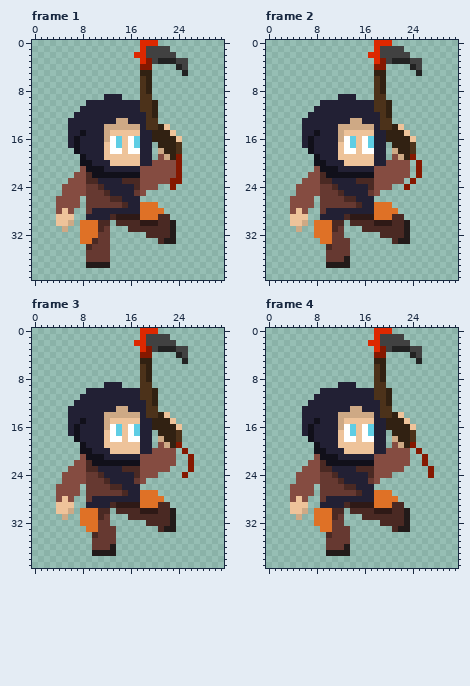
Pixel-art file, stored at assets/Textures/InProgress/MiniAlchemist_Wallclimb/Mini_Alchemist_Wallgrab.ase. This is how it looked before the edit.
32x40 pixels, 9 frames. Shown: frame 1, frame 2, frame 3, frame 4. The old version is drawn lined up with the new one. The commit also changed other frames, which this record leaves out.
And afterwards:
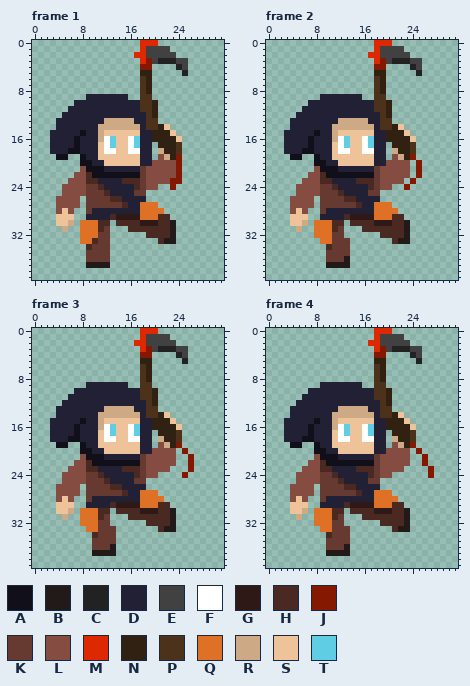
Palette (. is transparent): A #11101a  B #221a19  C #222222  D #222034  E #414141  F #ffffff  G #2e1916  H #4a2923  J #851800  K #663931  L #854c41  M #dd2800  N #312112  P #4c321a  Q #df7126  R #cea985  S #eec39a  T #5fcde4
What changed:
whole drawing moved by -2,-1 (the old picture is shown already moved)
Frame 1:
y 9: x 9..11 ... -> DDD; x 15 . -> D
y 10: x 7..8 .. -> DD
y 11: x 6..7 .. -> DD
y 12: x 5..6 .. -> DD
y 13: x 4..5 .. -> DD; x 12..13 DD -> RR; x 16 D -> R
y 14: x 4..5 .. -> DD; x 11 D -> R
y 15: x 3..5 ... -> DDD; x 11..12 DR -> RS
y 16: x 3..5 ... -> DDD; x 11..14 DRFT -> RFTS
y 17: x 3..5 ... -> DDD; x 11..14 DSFT -> SFTS
y 18: x 3..6 .... -> DDDA; x 11..12 DS -> SF; x 14 F -> S
y 19: x 4..5 .. -> AA; x 11 D -> S
y 20: x 12 D -> S
y 21..25: x 18 L -> K
y 26: x 18 . -> D
Frame 2: the same change as frame 1
Frame 3: the same change as frame 1
Frame 4: the same change as frame 1
Where, in picture pixels (left, top, right, bottom), the same in both pictures:
changed: (50, 94, 134, 166)
changed: (140, 166, 146, 202)
changed: (284, 94, 368, 166)
changed: (374, 166, 380, 202)
changed: (50, 382, 134, 454)
changed: (140, 454, 146, 490)
changed: (284, 382, 368, 454)
changed: (374, 454, 380, 490)
